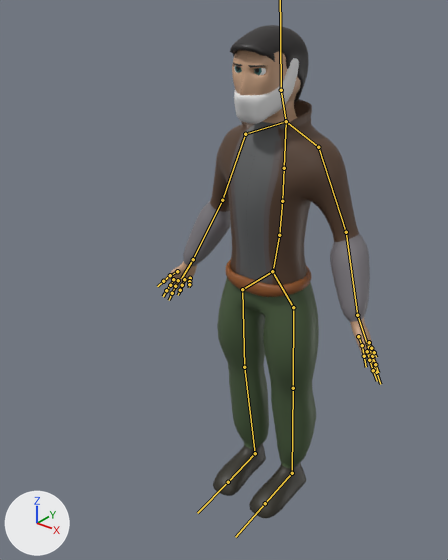
Before and after pictures for a commit that changed the FBX model assets/guy.fbx.
One viewpoint serves both versions: a camera (50 mm lens) standing at (2.88, -4.25, 4.95) and looking at (-0.27, -0.3, 2.51). Every picture has the same lights, and +X, +Y and +Z are marked at lower left. The bones that bend it are drawn over the model as lines.

The first picture shows 'Belt', 'Body', 'Eye', 'Eyebrow', 'Hair', 'Mask'.
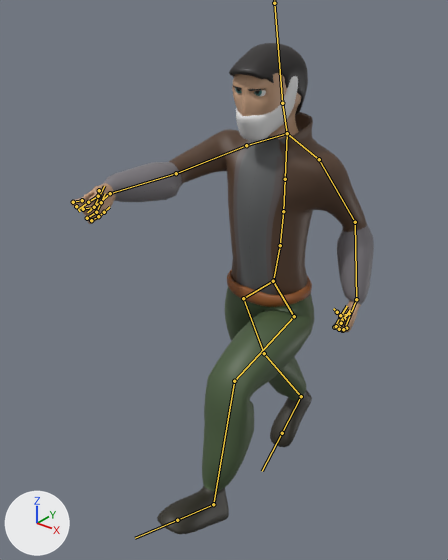
The newer file adds an action. The first version stands in its rest pose; the second is drawn at frame 13 of the action 'Armature|pistol_run-loop'.

The change in detail:
Bone 'Spine0' (bone_spine0) moves from (0.0, 0.0, 0.0) to (0.0, -0.09, -0.04).
Bone 'Head' (bone_head) turns from (0, 0, 0) to (7, 0, 0) degrees about its own x, y and z.
Bone 'UpperArm.l' (bone_upperarm_l) turns from (0, 0, 0) to (-27, 8, -10) degrees about its own x, y and z.
Bone 'LowerArm.l' (bone_lowerarm_l) turns from (0, 0, 0) to (25, -6, 0) degrees about its own x, y and z.
Bone 'Hand.l' (bone_hand_l) turns from (0, 0, 0) to (35, -5, -25) degrees about its own x, y and z.
Bone 'UpperMiddle.l' (bone_uppermiddle_l) moves from (0.0, 0.0, 0.0) to (0.01, -0.02, 0.0).
Bone 'UpperMiddle.l' (bone_uppermiddle_l) turns from (0, 0, 0) to (49, 12, -65) degrees about its own x, y and z.
Bone 'LowerMiddle.l' (bone_lowermiddle_l) turns from (0, 0, 0) to (39, 32, -80) degrees about its own x, y and z.
Bone 'UpperThumb.l' (bone_upperthumb_l) turns from (0, 0, 0) to (-17, 33, -67) degrees about its own x, y and z.
Bone 'LowerThumb.l' (bone_lowerthumb_l) turns from (0, 0, 0) to (-18, -13, -85) degrees about its own x, y and z.
Bone 'UpperIndex.l' (bone_upperindex_l) moves from (0.0, 0.0, 0.0) to (-0.01, -0.02, 0.0).
Bone 'UpperIndex.l' (bone_upperindex_l) turns from (0, 0, 0) to (5, -1, -70) degrees about its own x, y and z.
Bone 'LowerIndex.l' (bone_lowerindex_l) turns from (0, 0, 0) to (7, 3, -121) degrees about its own x, y and z.
Bone 'UpperRing.l' (bone_upperring_l) turns from (0, 0, 0) to (-101, 2, 56) degrees about its own x, y and z.
Bone 'LowerRing.l' (bone_lowerring_l) turns from (0, 0, 0) to (-75, 55, 35) degrees about its own x, y and z.
Bone 'UpperPinky.l' (bone_upperpinky_l) moves from (0.0, 0.0, 0.0) to (0.01, 0.01, 0.0).
Bone 'UpperPinky.l' (bone_upperpinky_l) turns from (0, 0, 0) to (-84, -21, -29) degrees about its own x, y and z.
Bone 'LowerPinky.l' (bone_lowerpinky_l) turns from (0, 0, 0) to (-95, -11, -17) degrees about its own x, y and z.
Bone 'UpperArm.r' (bone_upperarm_r) turns from (0, 0, 0) to (82, 15, 21) degrees about its own x, y and z.
Bone 'LowerArm.r' (bone_lowerarm_r) turns from (0, 0, 0) to (-5, -1, 12) degrees about its own x, y and z.
Bone 'Hand.r' (bone_hand_r) turns from (0, 0, 0) to (-4, -14, 23) degrees about its own x, y and z.
Bone 'UpperMiddle.r' (bone_uppermiddle_r) moves from (0.0, 0.0, 0.0) to (-0.01, 0.02, 0.04).
Bone 'UpperMiddle.r' (bone_uppermiddle_r) turns from (0, 0, 0) to (25, -8, 108) degrees about its own x, y and z.
Bone 'LowerMiddle.r' (bone_lowermiddle_r) turns from (0, 0, 0) to (9, 36, 87) degrees about its own x, y and z.
Bone 'UpperThumb.r' (bone_upperthumb_r) moves from (0.0, 0.0, 0.0) to (-0.03, 0.0, -0.02).
Bone 'UpperThumb.r' (bone_upperthumb_r) turns from (0, 0, 0) to (75, -131, -32) degrees about its own x, y and z.
Bone 'LowerThumb.r' (bone_lowerthumb_r) turns from (0, 0, 0) to (-33, 9, -1) degrees about its own x, y and z.
Bone 'UpperIndex.r' (bone_upperindex_r) moves from (0.0, 0.0, 0.0) to (-0.02, 0.01, 0.02).
Bone 'UpperIndex.r' (bone_upperindex_r) turns from (0, 0, 0) to (19, 10, -11) degrees about its own x, y and z.
Bone 'LowerIndex.r' (bone_lowerindex_r) turns from (0, 0, 0) to (-26, 21, 62) degrees about its own x, y and z.
Bone 'UpperRing.r' (bone_upperring_r) moves from (0.0, 0.0, 0.0) to (-0.02, 0.03, -0.04).
Bone 'UpperRing.r' (bone_upperring_r) turns from (0, 0, 0) to (-118, -31, -37) degrees about its own x, y and z.
Bone 'LowerRing.r' (bone_lowerring_r) turns from (0, 0, 0) to (-49, 20, -43) degrees about its own x, y and z.
Bone 'UpperPinky.r' (bone_upperpinky_r) moves from (0.0, 0.0, 0.0) to (-0.04, 0.01, -0.06).
Bone 'UpperPinky.r' (bone_upperpinky_r) turns from (0, 0, 0) to (-131, -37, -9) degrees about its own x, y and z.
Bone 'LowerPinky.r' (bone_lowerpinky_r) turns from (0, 0, 0) to (-24, 12, -18) degrees about its own x, y and z.
Bone 'Hip.l' (bone_hip_l) moves from (0.0, 0.0, 0.0) to (-0.03, 0.06, -0.08).
Bone 'UpperLeg.l' (bone_upperleg_l) turns from (0, 0, 0) to (0, 0, -80) degrees about its own x, y and z.
Bone 'LowerLeg.l' (bone_lowerleg_l) turns from (0, 0, 0) to (-2, -2, 62) degrees about its own x, y and z.
Bone 'Foot.l' (bone_foot_l) turns from (0, 0, 0) to (0, 0, -10) degrees about its own x, y and z.
Bone 'Hip.r' (bone_hip_r) moves from (0.0, 0.0, 0.0) to (0.03, 0.06, -0.08).
Bone 'UpperLeg.r' (bone_upperleg_r) turns from (0, 0, 0) to (0, 0, -22) degrees about its own x, y and z.
Bone 'LowerLeg.r' (bone_lowerleg_r) turns from (0, 0, 0) to (0, 0, -9) degrees about its own x, y and z.

Where the change shows, as pixel boxes (x1, y1, x2, y2) in the pictures (448 x 560 px):
'Body', posed (41% wider)
    before: (163, 50, 378, 518)
    after: (71, 73, 374, 534)
'Hair', posed (6% shorter)
    before: (230, 25, 308, 103)
    after: (229, 43, 308, 116)
'Mask', posed
    before: (234, 58, 299, 124)
    after: (236, 76, 298, 142)
'Belt', posed
    before: (226, 259, 311, 297)
    after: (227, 269, 312, 307)
'Eyebrow', posed
    before: (233, 63, 264, 68)
    after: (233, 86, 264, 91)
bone 'Spine0', root to tip
    before: (273, 271) to (279, 235)
    after: (273, 280) to (280, 245)
bone 'UpperArm.l', root to tip
    before: (318, 147) to (346, 232)
    after: (319, 159) to (355, 222)
bone 'LowerArm.l', root to tip
    before: (346, 232) to (357, 315)
    after: (355, 222) to (356, 299)
bone 'Hand.l', root to tip
    before: (357, 315) to (368, 346)
    after: (356, 299) to (344, 328)
bone 'UpperMiddle.l', root to tip
    before: (368, 351) to (372, 360)
    after: (343, 329) to (334, 327)
bone 'LowerMiddle.l', root to tip
    before: (372, 360) to (376, 372)
    after: (334, 327) to (340, 316)
bone 'UpperThumb.l', root to tip
    before: (358, 336) to (362, 345)
    after: (349, 313) to (340, 315)
bone 'LowerThumb.l', root to tip
    before: (362, 345) to (364, 356)
    after: (340, 315) to (337, 312)
bone 'UpperIndex.l', root to tip
    before: (367, 351) to (369, 360)
    after: (346, 328) to (338, 327)
bone 'LowerIndex.l', root to tip
    before: (369, 360) to (373, 370)
    after: (338, 327) to (344, 318)
bone 'UpperRing.l', root to tip
    before: (369, 347) to (372, 356)
    after: (342, 330) to (336, 326)
bone 'LowerRing.l', root to tip
    before: (372, 356) to (375, 364)
    after: (336, 326) to (342, 320)
bone 'UpperPinky.l', root to tip
    before: (369, 342) to (371, 348)
    after: (343, 329) to (339, 329)
bone 'LowerPinky.l', root to tip
    before: (371, 348) to (374, 352)
    after: (339, 329) to (341, 323)
bone 'UpperArm.r', root to tip
    before: (245, 134) to (222, 200)
    after: (246, 145) to (176, 173)
bone 'LowerArm.r', root to tip
    before: (222, 200) to (193, 259)
    after: (176, 173) to (110, 193)
bone 'Hand.r', root to tip
    before: (193, 259) to (181, 278)
    after: (110, 193) to (87, 212)
bone 'UpperMiddle.r', root to tip
    before: (178, 280) to (175, 286)
    after: (83, 209) to (94, 207)
bone 'LowerMiddle.r', root to tip
    before: (175, 286) to (172, 293)
    after: (94, 207) to (99, 196)
bone 'UpperThumb.r', root to tip
    before: (177, 271) to (170, 275)
    after: (99, 190) to (98, 196)
bone 'LowerThumb.r', root to tip
    before: (170, 275) to (163, 281)
    after: (98, 196) to (88, 202)
bone 'UpperIndex.r', root to tip
    before: (173, 279) to (170, 285)
    after: (82, 200) to (73, 202)
bone 'LowerIndex.r', root to tip
    before: (170, 285) to (166, 290)
    after: (73, 202) to (76, 206)
bone 'UpperRing.r', root to tip
    before: (184, 279) to (182, 285)
    after: (87, 218) to (96, 212)
bone 'LowerRing.r', root to tip
    before: (182, 285) to (180, 290)
    after: (96, 212) to (101, 202)
bone 'UpperPinky.r', root to tip
    before: (190, 278) to (189, 281)
    after: (91, 220) to (98, 216)
bone 'LowerPinky.r', root to tip
    before: (189, 281) to (189, 284)
    after: (98, 216) to (104, 212)
bone 'Hip.l', root to tip
    before: (272, 271) to (293, 307)
    after: (273, 281) to (294, 316)
bone 'UpperLeg.l', root to tip
    before: (293, 307) to (293, 388)
    after: (294, 316) to (234, 381)
bone 'LowerLeg.l', root to tip
    before: (293, 388) to (292, 473)
    after: (234, 381) to (213, 504)
bone 'Foot.l', root to tip
    before: (292, 473) to (265, 503)
    after: (213, 504) to (177, 520)
bone 'Hip.r', root to tip
    before: (272, 271) to (242, 289)
    after: (273, 281) to (243, 298)
bone 'UpperLeg.r', root to tip
    before: (242, 289) to (244, 367)
    after: (243, 298) to (264, 353)
bone 'LowerLeg.r', root to tip
    before: (244, 367) to (255, 453)
    after: (264, 353) to (301, 396)
